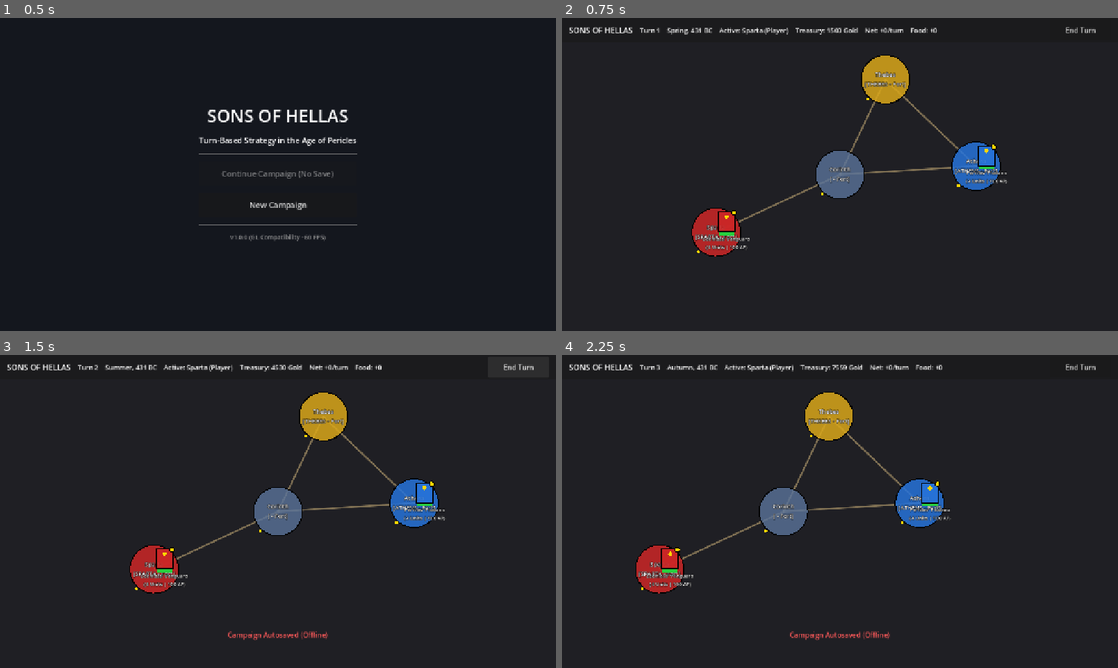
Above: before the commit, frames 1-4 (two rows, left to right).
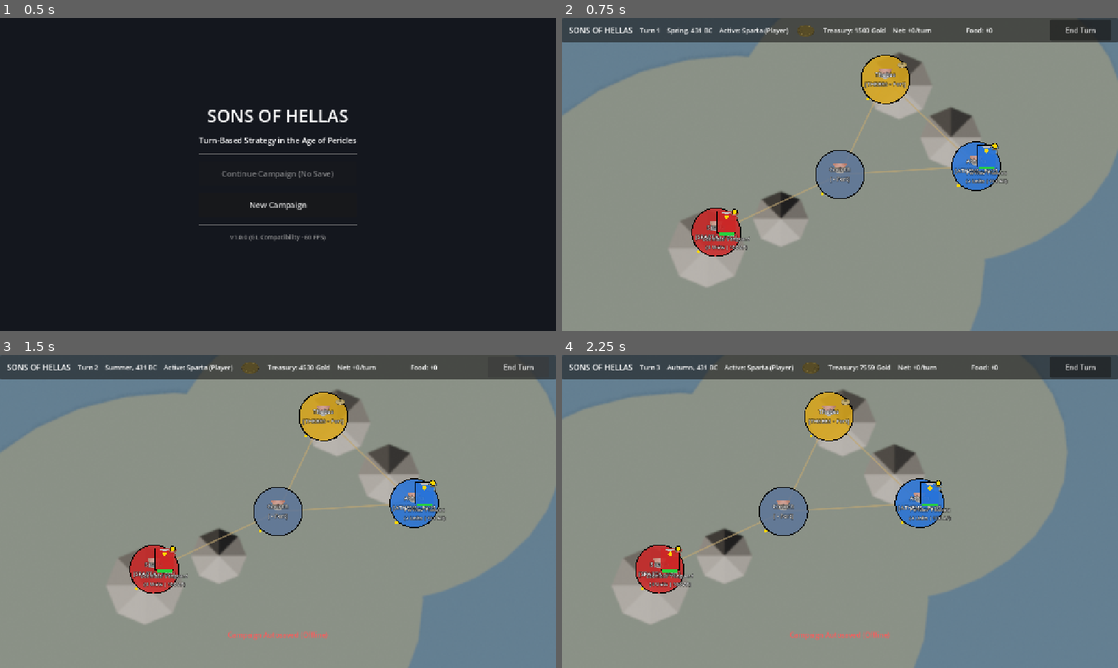
Above: after the commit, the same moments.

Repository: DimitrisMilios/SonsOfHellas
Game: Godot game, scene res://scenes/TitleScreen.tscn
Same seed, same stepped clock (60 frames per second), same inputs: the game is played once before the commit and once after it.
Inputs (mouse positions are in pixels of both pictures, inside the frame that each line leads up to):
- Up to frame 1 (0.5 s): no input
- Up to frame 2 (0.75 s): click "New Campaign" at 0.5 s
- Up to frame 3 (1.5 s): click "End Turn" at 1.25 s
- Up to frame 4 (2.25 s): tap Enter at 2 s; move the mouse to (962, 495) at 2.02 s; hold D from 2.03 s (still down); click (962, 495) at 2.17 s

Frame 1 is identical in both runs. In frame 2, 95% of the frame differs, in the area x 0-100%, y 0-100%; in frame 3, 95%; in frame 4, 95%.
Error in both runs: Invalid call. Nonexistent function 'get_total_combat_value' in base 'Resource (ArmyData)'. (res://scripts/core/CampaignAIDecisionEngine.gd:186)

Commit message:
feat(world): integrate Blender-rendered Hellenic terrain, city tiers, and hoplite figurines

Diff:
--- a/scenes/MainCampaign.tscn
+++ b/scenes/MainCampaign.tscn
@@ -1,9 +1,10 @@
-[gd_scene load_steps=5 format=3]
+[gd_scene load_steps=6 format=3]
 
 [ext_resource type="Script" path="res://scripts/core/MainCampaign.gd" id="1_main"]
 [ext_resource type="Script" path="res://scripts/world/CampaignCamera.gd" id="2_camera"]
 [ext_resource type="PackedScene" path="res://scenes/UI/CampaignHUD.tscn" id="3_hud"]
 [ext_resource type="Script" path="res://scripts/world/CampaignMapView.gd" id="4_mapview"]
+[ext_resource type="Texture2D" path="res://assets/map/greece_terrain.png" id="5_terrain"]
 
 [node name="MainCampaign" type="Node2D"]
 script = ExtResource("1_main")
@@ -15,6 +16,11 @@
 
 [node name="World" type="Node2D" parent="."]
 
+[node name="MapBackground" type="Sprite2D" parent="World"]
+position = Vector2(650, 480)
+scale = Vector2(3.5, 3.5)
+texture = ExtResource("5_terrain")
+
 [node name="Roads" type="Node2D" parent="World"]
 
 [node name="CampaignMapView" type="Node2D" parent="World"]
--- a/scenes/UI/CampaignHUD.tscn
+++ b/scenes/UI/CampaignHUD.tscn
@@ -1,7 +1,9 @@
-[gd_scene load_steps=3 format=3]
+[gd_scene load_steps=5 format=3]
 
 [ext_resource type="Script" path="res://scripts/ui/CampaignHUD.gd" id="1_hud"]
 [ext_resource type="Script" path="res://scripts/ui/SafeAreaContainer.gd" id="2_safe"]
+[ext_resource type="Texture2D" path="res://assets/ui/coin_drachma.png" id="3_coin"]
+[ext_resource type="Texture2D" path="res://assets/ui/food_amphora.png" id="4_amphora"]
 
 [node name="CampaignHUD" type="CanvasLayer"]
 script = ExtResource("1_hud")
@@ -56,6 +58,13 @@
 theme_override_font_sizes/font_size = 15
 text = "Active: Sparta"
 
+[node name="CoinIcon" type="TextureRect" parent="SafeAreaContainer/HUDLayout/TopBar/MarginContainer/HBoxContainer"]
+custom_minimum_size = Vector2(24, 24)
+layout_mode = 2
+texture = ExtResource("3_coin")
+expand_mode = 2
+stretch_mode = 5
+
 [node name="TreasuryLabel" type="Label" parent="SafeAreaContainer/HUDLayout/TopBar/MarginContainer/HBoxContainer"]
 layout_mode = 2
 theme_override_font_sizes/font_size = 15
@@ -65,6 +74,13 @@
 layout_mode = 2
 theme_override_font_sizes/font_size = 15
 text = "Net: +300/turn"
+
+[node name="FoodIcon" type="TextureRect" parent="SafeAreaContainer/HUDLayout/TopBar/MarginContainer/HBoxContainer"]
+custom_minimum_size = Vector2(24, 24)
+layout_mode = 2
+texture = ExtResource("4_amphora")
+expand_mode = 2
+stretch_mode = 5
 
 [node name="FoodLabel" type="Label" parent="SafeAreaContainer/HUDLayout/TopBar/MarginContainer/HBoxContainer"]
 layout_mode = 2
--- a/scripts/world/ArmyNode.gd
+++ b/scripts/world/ArmyNode.gd
@@ -4,6 +4,12 @@
 const BASE_BOX_SIZE: Vector2 = Vector2(52.0, 52.0)
 const BASE_MOVEMENT_RADIUS: float = 120.0
 const ZOC_RADIUS: float = 64.0
+
+const TEX_HOPLITE: Texture2D = preload("res://assets/map/hoplite_avatar.png")
+const SHIELD_SPARTA: Texture2D = preload("res://assets/ui/sparta_shield.png")
+const SHIELD_ATHENS: Texture2D = preload("res://assets/ui/athens_shield.png")
+const SHIELD_THEBES: Texture2D = preload("res://assets/ui/thebes_shield.png")
+const SHIELD_CORINTH: Texture2D = preload("res://assets/ui/corinth_shield.png")
 
 @export var army_id: String = ""
 @export var army_data: ArmyData = null:
@@ -94,6 +100,25 @@
 		_:
 			return Color(0.40, 0.50, 0.60, 0.85)
 
+func get_faction_shield() -> Texture2D:
+	var fid: String = ""
+	if view_model != null:
+		fid = view_model.owner_faction_id.to_lower()
+	elif army_data != null:
+		fid = army_data.owner_faction_id.to_lower()
+
+	match fid:
+		"sparta":
+			return SHIELD_SPARTA
+		"athens":
+			return SHIELD_ATHENS
+		"thebes":
+			return SHIELD_THEBES
+		"corinth":
+			return SHIELD_CORINTH
+		_:
+			return null
+
 func get_movement_circle_radius() -> float:
 	var cur_ap: float = 0.0
 	var max_ap: float = 100.0
@@ -157,7 +182,7 @@
 		draw_arc(Vector2.ZERO, get_zoc_radius(), 0.0, TAU, 36, Color(1.0, 0.25, 0.25, 0.55), 2.0)
 
 	# Army Banner / Shield Box
-	var shield_size: Vector2 = Vector2(40.0, 48.0)
+	var shield_size: Vector2 = Vector2(44.0, 52.0)
 	var rect: Rect2 = Rect2(-shield_size.x / 2.0, -shield_size.y / 2.0, shield_size.x, shield_size.y)
 	var bg_color: Color = get_faction_color()
 	draw_rect(rect, bg_color, true)
@@ -165,6 +190,19 @@
 	var border_color: Color = Color.GOLD if is_selected else (Color.WHITE if is_hovered else Color.BLACK)
 	var border_width: float = 3.5 if (is_selected or is_hovered) else 2.0
 	draw_rect(rect, border_color, false, border_width)
+
+	# 3D Rendered Hoplite Warrior Figurine Avatar
+	if TEX_HOPLITE != null:
+		var hop_sz: Vector2 = Vector2(40.0, 40.0)
+		var hop_rect: Rect2 = Rect2(-hop_sz.x / 2.0, -hop_sz.y / 2.0 - 4.0, hop_sz.x, hop_sz.y)
+		draw_texture_rect(TEX_HOPLITE, hop_rect, false)
+
+	# Faction Crest Shield
+	var shield_tex: Texture2D = get_faction_shield()
+	if shield_tex != null:
+		var s_sz: Vector2 = Vector2(24.0, 24.0)
+		var s_rect: Rect2 = Rect2(shield_size.x / 2.0 - 14.0, -shield_size.y / 2.0 - 8.0, s_sz.x, s_sz.y)
+		draw_texture_rect(shield_tex, s_rect, false)
 
 	# Tactical stance indicator ring
 	match stance_type:
--- a/scripts/world/ProvinceNode.gd
+++ b/scripts/world/ProvinceNode.gd
@@ -2,6 +2,13 @@
 extends Node2D
 
 const BASE_RADIUS: float = 56.0
+
+const TEX_ACROPOLIS: Texture2D = preload("res://assets/map/settlement_acropolis.png")
+const TEX_FORT: Texture2D = preload("res://assets/map/settlement_fort.png")
+const SHIELD_SPARTA: Texture2D = preload("res://assets/ui/sparta_shield.png")
+const SHIELD_ATHENS: Texture2D = preload("res://assets/ui/athens_shield.png")
+const SHIELD_THEBES: Texture2D = preload("res://assets/ui/thebes_shield.png")
+const SHIELD_CORINTH: Texture2D = preload("res://assets/ui/corinth_shield.png")
 
 const TIER_NAMES: Dictionary = {
 	1: "Fort",
@@ -95,6 +102,25 @@
 		_:
 			return Color(0.35, 0.45, 0.60, 0.80)
 
+func get_faction_shield() -> Texture2D:
+	var fid: String = ""
+	if view_model != null:
+		fid = view_model.owner_faction_id.to_lower()
+	elif province_data != null:
+		fid = province_data.owner_faction_id.to_lower()
+
+	match fid:
+		"sparta":
+			return SHIELD_SPARTA
+		"athens":
+			return SHIELD_ATHENS
+		"thebes":
+			return SHIELD_THEBES
+		"corinth":
+			return SHIELD_CORINTH
+		_:
+			return null
+
 ## Recomputes touch hit-target radius on camera zoom change.
 func set_zoom(zoom_x: float) -> void:
 	effective_touch_radius = CampaignInputRouter.calculate_effective_world_radius(BASE_RADIUS, zoom_x)
@@ -119,6 +145,20 @@
 	var border_width: float = 4.0 if (is_selected or is_hovered) else 2.5
 	draw_arc(Vector2.ZERO, radius, 0.0, TAU, 32, border_color, border_width)
 
+	# Settlement visual icon (Acropolis or Fort)
+	var city_tex: Texture2D = TEX_ACROPOLIS if tier >= 3 else TEX_FORT
+	if city_tex != null:
+		var icon_sz: Vector2 = Vector2(44.0, 44.0)
+		var icon_rect: Rect2 = Rect2(-icon_sz.x / 2.0, -icon_sz.y / 2.0 - 4.0, icon_sz.x, icon_sz.y)
+		draw_texture_rect(city_tex, icon_rect, false)
+
+	# Faction heraldic shield crest (top right of city)
+	var shield_tex: Texture2D = get_faction_shield()
+	if shield_tex != null:
+		var shield_sz: Vector2 = Vector2(28.0, 28.0)
+		var shield_rect: Rect2 = Rect2(radius * 0.45, -radius * 0.85, shield_sz.x, shield_sz.y)
+		draw_texture_rect(shield_tex, shield_rect, false)
+
 	# Unrest warning indicator ring and badge if has_unrest_alert()
 	if has_unrest_alert():
 		var alert_color: Color = Color.RED
